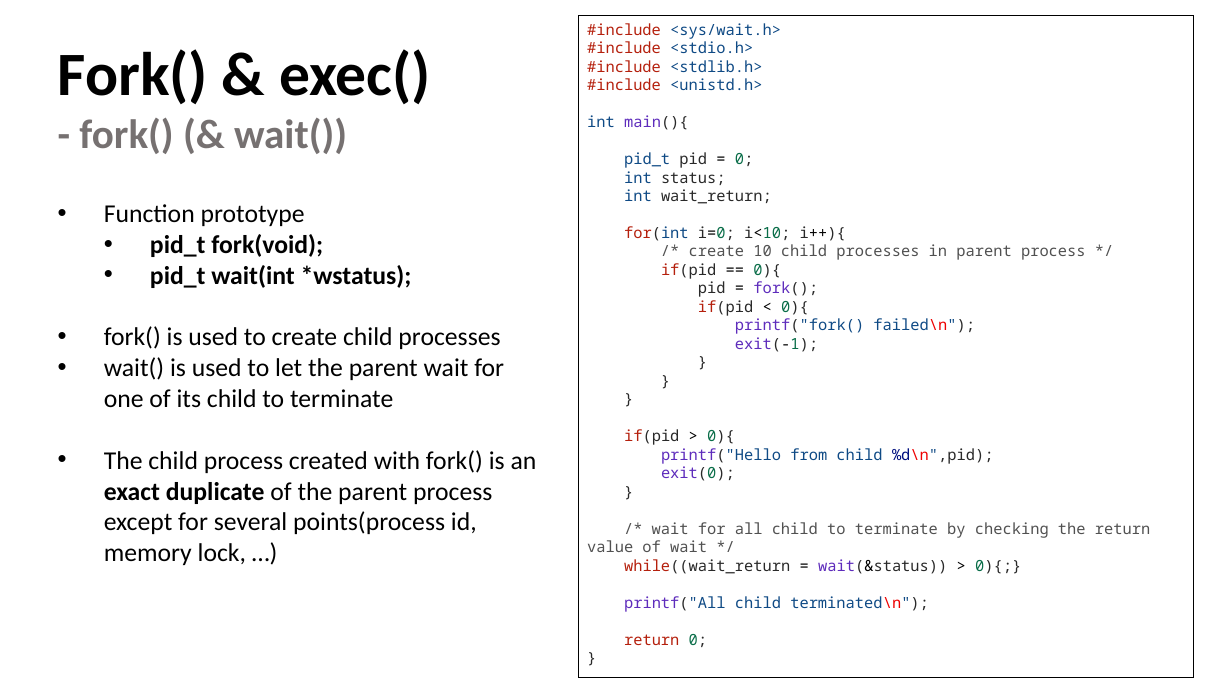
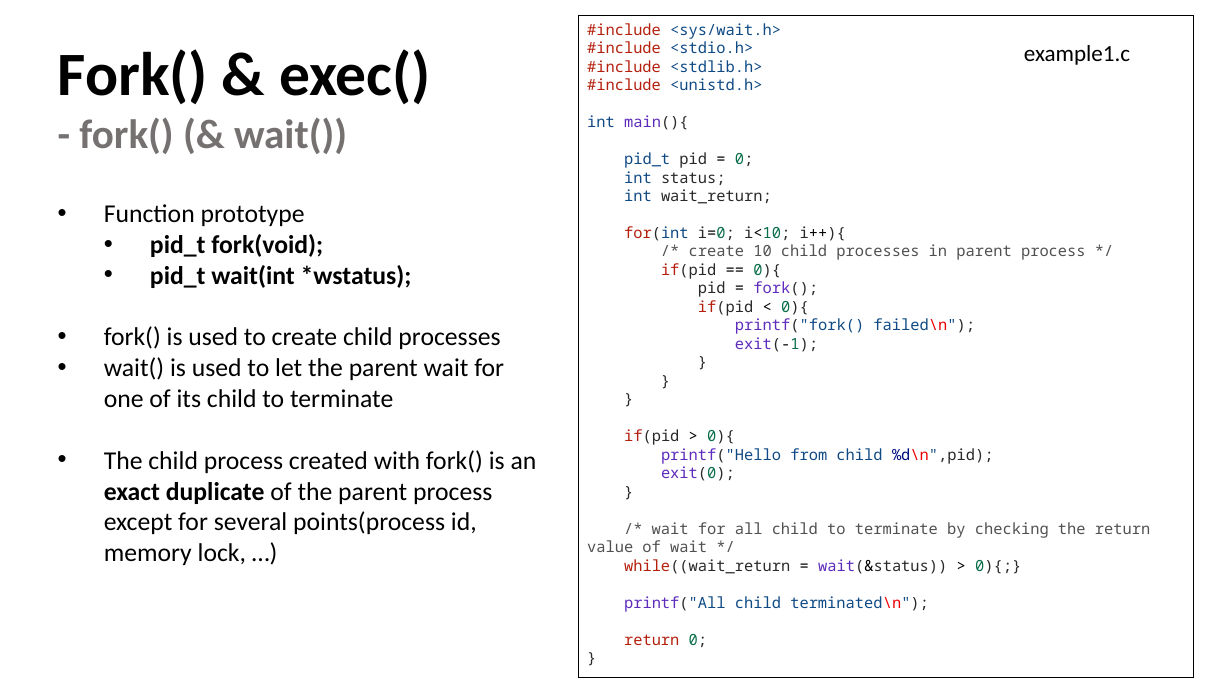
Before and after one commit to henryhxu/CSCI3150, a slide deck: slide 3 of tutorial/T03/tut03.pptx. Drawn at 1232x693 pixels with LibreOffice and Linux fonts; fonts in the diff are those of the drawing. Boxes give left, top, right and bottom in pixels: in the first picture for what was removed or moved away, otherwise in the second. Text is boxed around its words. In the diff, an @@ line names an element or a change of style, - is before the commit and + after.

```diff
--- a/tutorial/T03/tut03.pptx
+++ b/tutorial/T03/tut03.pptx
@@ text added at <box>1024,45,1130,65</box>, 18 pt, text #000000 @@
+example1.c
```
Also in this commit, not shown: 3 other slides changed.
